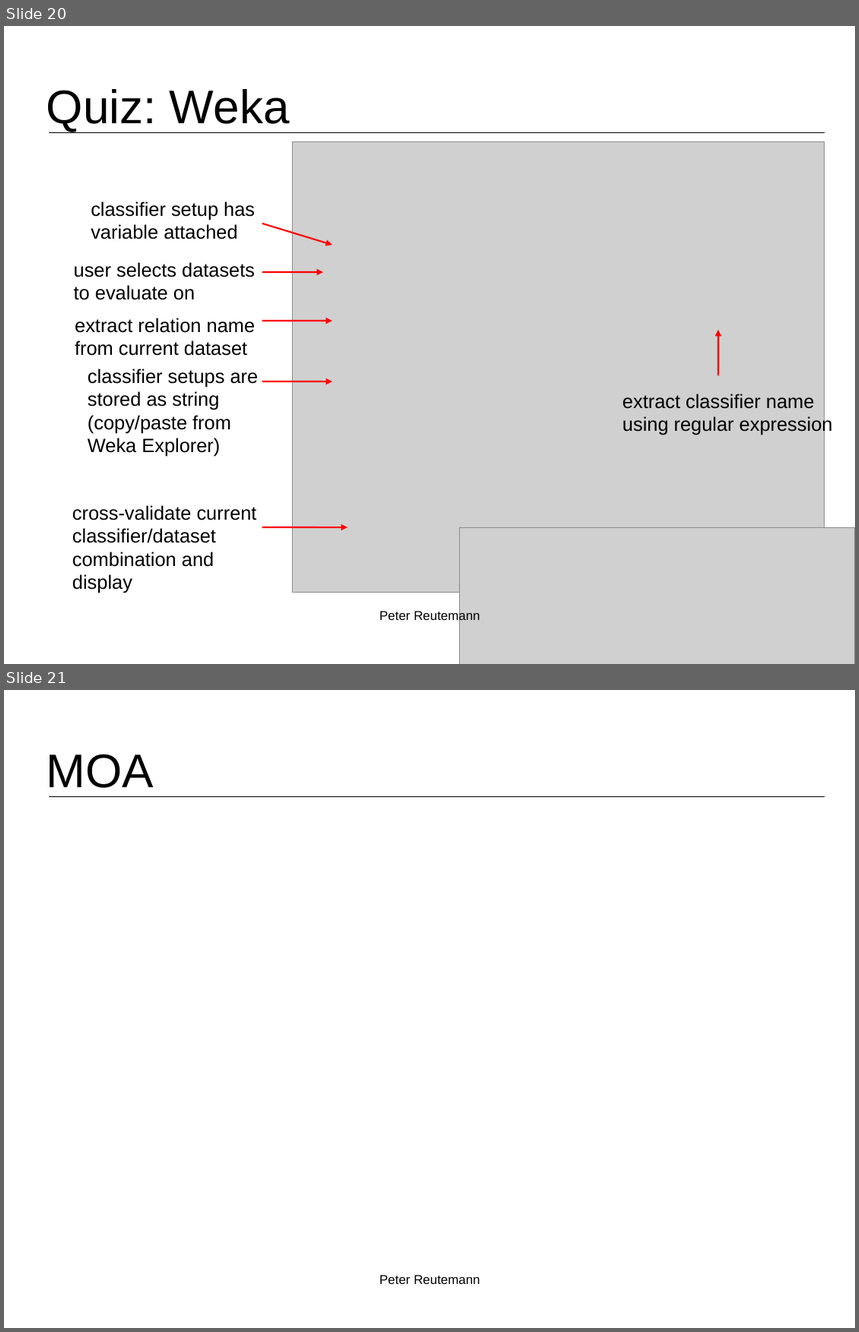
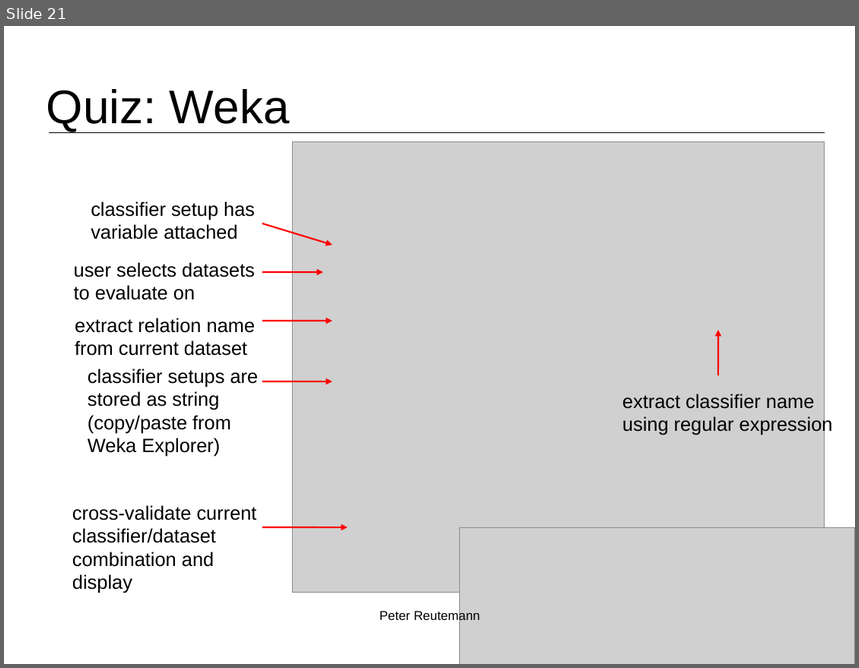
Before and after one commit to fracpete/kuching-2015, a slide deck: 2_basic_flows/kuching2015_basic_flows-2-machine_learning.odp. Shown one above the other, each under a label of ours: slides 20 and 21 before the commit, slide 21 after it. The pictures are 859x1332 and 859x668 pixels, drawn with LibreOffice and Linux fonts; fonts in the diff are those of the drawing; grey boxes stand for pictures; background and template pictures are left out. Boxes give left, top, right and bottom in pixels: in the first picture for what was removed or moved away, otherwise in the second. Text is boxed around its words. In the diff, an @@ line names an element or a change of style, - is before the commit and + after.

```diff
--- a/2_basic_flows/kuching2015_basic_flows-2-machine_learning.odp
+++ b/2_basic_flows/kuching2015_basic_flows-2-machine_learning.odp
@@ slide 21 removed at box(4, 690, 855, 1328), background #FFFFFF; not listed: 1 template element that a slide beside it also shows @@
@@ title removed at box(47, 754, 154, 788) @@
-MOA
@@ text removed at box(379, 1275, 480, 1284) @@
-Peter Reutemann
@@ what was slide 20 is now slide 21 @@
```
Also in this commit, not shown: 4 slides added, 1 other slide removed, 22 other files.
